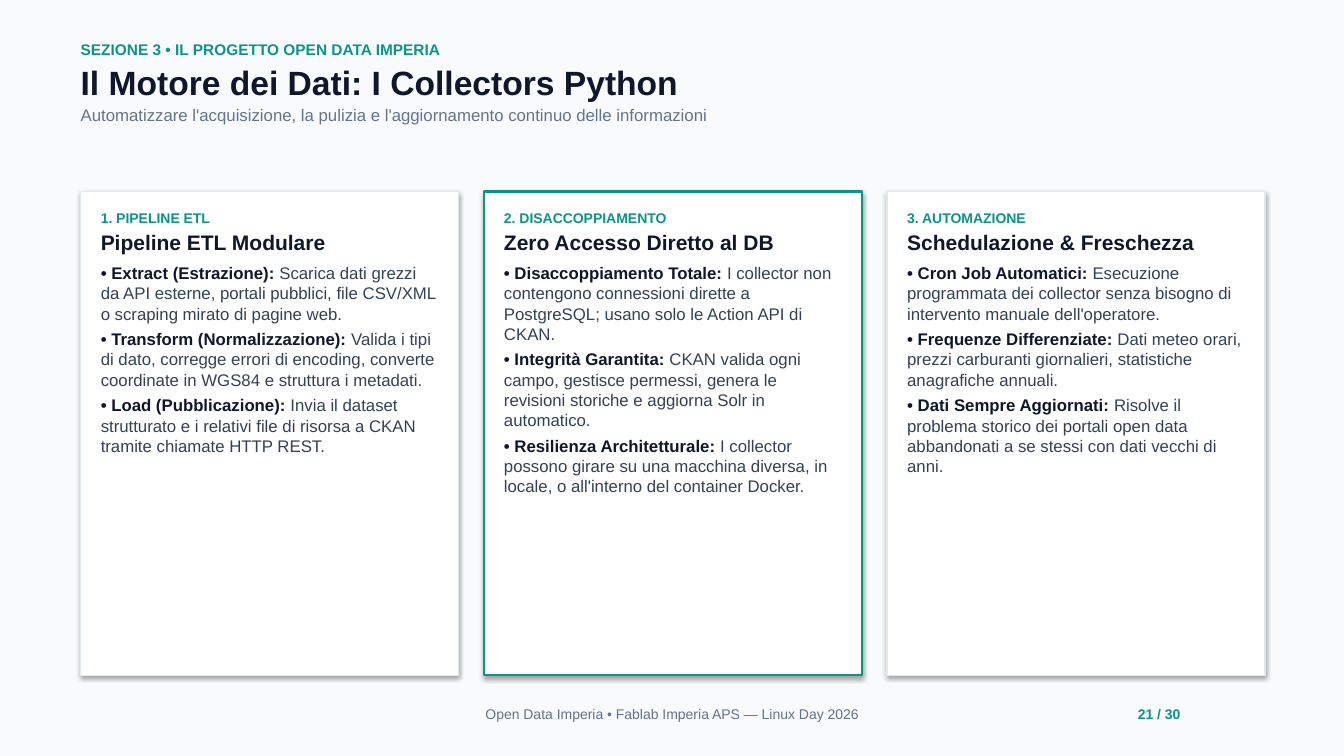
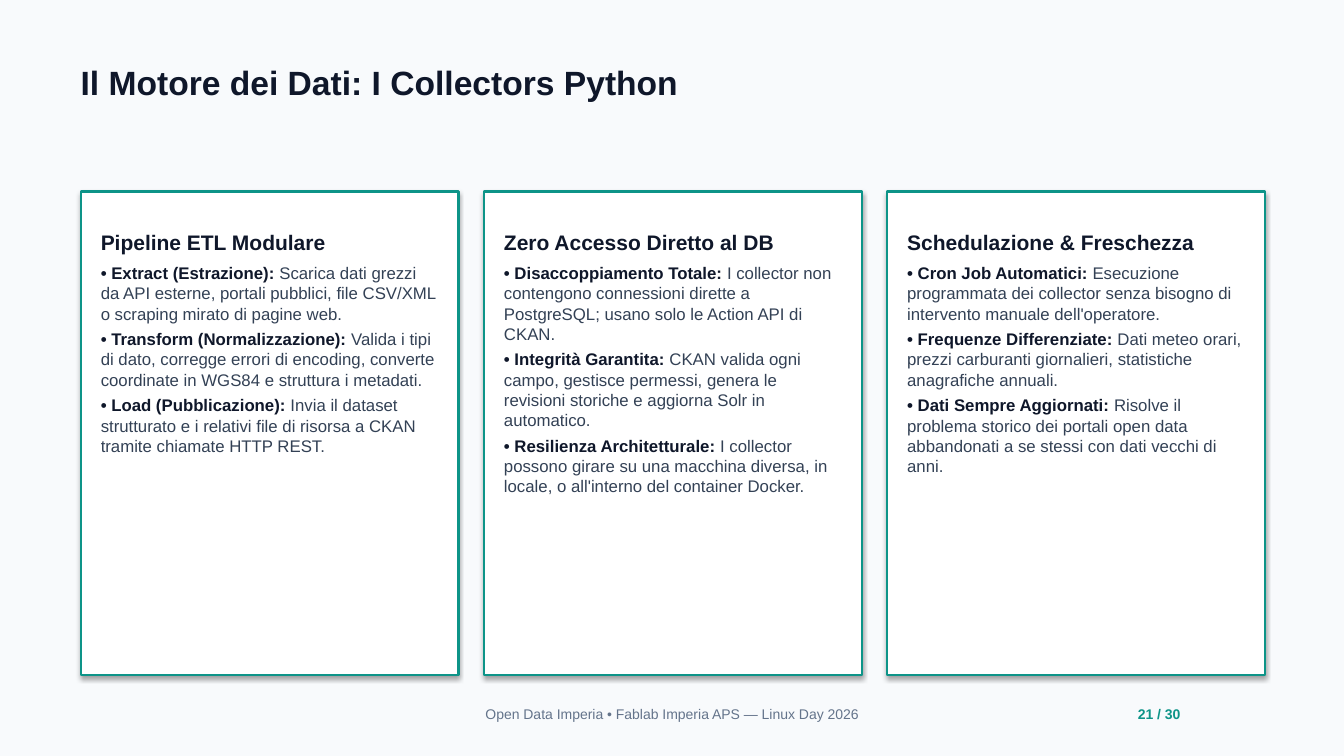
Before and after one commit to fablab-imperia/open-imperia, a slide deck: slide 21 of docs/Linux_Day_Open_Data_Imperia.odp. Drawn at 1344x756 pixels with LibreOffice and Linux fonts; fonts in the diff are those of the drawing. Boxes give left, top, right and bottom in pixels: in the first picture for what was removed or moved away, otherwise in the second. Text is boxed around its words. In the diff, an @@ line names an element or a change of style, - is before the commit and + after.

```diff
--- a/docs/Linux_Day_Open_Data_Imperia.odp
+++ b/docs/Linux_Day_Open_Data_Imperia.odp
@@ text at [81,44,440,55]: paragraph removed @@
-SEZIONE 3 • IL PROGETTO OPEN DATA IMPERIA
@@ text at [81,109,706,125]: paragraph removed @@
-Automatizzare l'acquisizione, la pulizia e l'aggiornamento continuo delle informazioni
@@ rectangle at [81,192,459,676]: outline #E2E8F0 0.99 pt to #0D9488 1.5 pt @@
@@ rectangle at [887,192,1265,676]: outline #E2E8F0 0.99 pt to #0D9488 1.5 pt @@
@@ text at [101,213,210,223]: paragraph removed @@
-1. PIPELINE ETL
@@ text at [504,213,666,223]: paragraph removed @@
-2. DISACCOPPIAMENTO
@@ text at [907,213,1026,223]: paragraph removed @@
-3. AUTOMAZIONE
```
Also in this commit, not shown: 27 other slides changed, 1 slide added, 2 slides removed, 1 other file.
